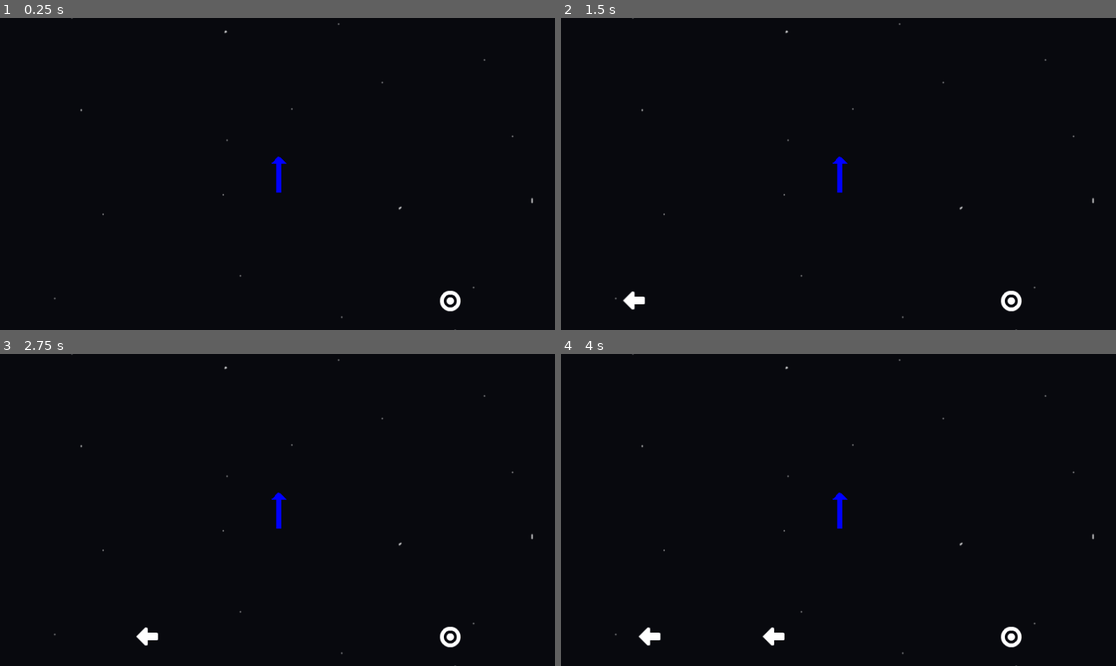
Above: before the commit, frames 1-4 (two rows, left to right).
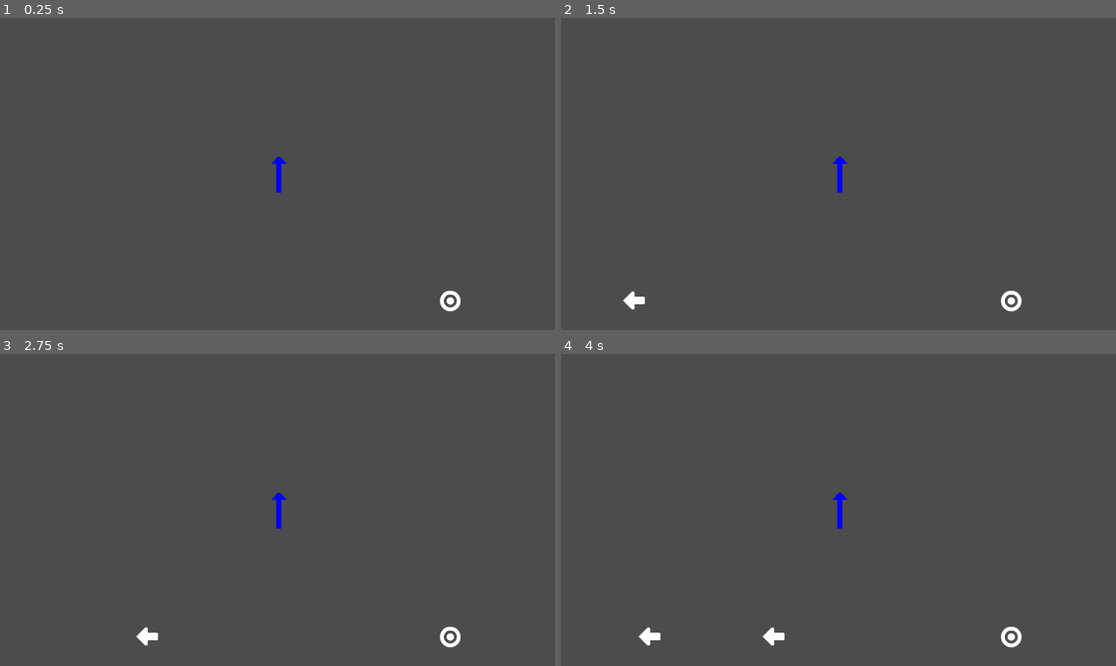
Above: after the commit, the same moments.

Repository: darkyuu/GGJ18-LagShip
Game: Godot game, scene res://Scenes/GameplayScene.tscn
Two runs of this game, one before a commit and one after it. Both use one fixed random seed, a clock stepped at 60 frames per second and the inputs below.
Inputs:
- Up to frame 1 (0.25 s): no input
- Up to frame 2 (1.5 s): tap Enter at 0.5 s; hold Right (ui_right) 0.53-1.28 s; tap Space at 1.25 s; hold Left (ui_left) from 1.28 s (still down)
- Up to frame 3 (2.75 s): release Left (ui_left) at 2.03 s; hold Right (ui_right) from 2.03 s (still down)
- Up to frame 4 (4 s): release Right (ui_right) at 3.53 s; hold Left (ui_left) from 3.53 s (still down)

The runs differ from the first frame. In frame 1, 100% of the frame differs, in the area x 0-100%, y 0-100%; in frame 2, 100%; in frame 3, 100%; in frame 4, 100%.

Commit message:
UPDATE: replace parallax background with animation sprite background with null images

Diff:
--- a/Scenes/GameplayScene.tscn
+++ b/Scenes/GameplayScene.tscn
@@ -3,9 +3,17 @@
 [ext_resource path="res://Scripts/GameplayScene.gd" type="Script" id=1]
 [ext_resource path="res://GameObjects/TurnRightCommandObject.tscn" type="PackedScene" id=2]
 [ext_resource path="res://GameObjects/TurnLeftCommandObject.tscn" type="PackedScene" id=3]
-[ext_resource path="res://Assets/SpaceBackground.png" type="Texture" id=4]
-[ext_resource path="res://GameObjects/ShipObject.tscn" type="PackedScene" id=5]
-[ext_resource path="res://GameObjects/CommandExecutePoint.tscn" type="PackedScene" id=6]
+[ext_resource path="res://GameObjects/ShipObject.tscn" type="PackedScene" id=4]
+[ext_resource path="res://GameObjects/CommandExecutePoint.tscn" type="PackedScene" id=5]
+
+[sub_resource type="SpriteFrames" id=1]
+
+animations = [ {
+"frames": [  ],
+"loop": true,
+"name": "default",
+"speed": 15.0
+} ]
 
 [node name="Gameplay" type="Node" index="0"]
 
@@ -16,33 +24,12 @@
 velocity = 100
 max_command_frame_counter = 45
 
-[node name="ParallaxBackground" type="ParallaxBackground" parent="." index="0"]
+[node name="AnimatedSprite" type="AnimatedSprite" parent="." index="0"]
 
-editor/display_folded = true
-layer = -1
-offset = Vector2( 0, 0 )
-rotation = 0.0
-scale = Vector2( 1, 1 )
-transform = Transform2D( 1, 0, 0, 1, 0, 0 )
-scroll_offset = Vector2( 0, 0 )
-scroll_base_offset = Vector2( 0, 0 )
-scroll_base_scale = Vector2( 1, 1 )
-scroll_limit_begin = Vector2( 0, 0 )
-scroll_limit_end = Vector2( 0, 0 )
-scroll_ignore_camera_zoom = false
+frames = SubResource( 1 )
+animation = "default"
 
-[node name="ParallaxLayer" type="ParallaxLayer" parent="ParallaxBackground" index="0"]
-
-motion_scale = Vector2( 1, 1 )
-motion_offset = Vector2( 0, 0 )
-motion_mirroring = Vector2( 0, 0 )
-
-[node name="Sprite" type="Sprite" parent="ParallaxBackground/ParallaxLayer" index="0"]
-
-position = Vector2( 432.017, 235.128 )
-texture = ExtResource( 4 )
-
-[node name="Ship" parent="." index="1" instance=ExtResource( 5 )]
+[node name="Ship" parent="." index="1" instance=ExtResource( 4 )]
 
 position = Vector2( 432.017, 235.128 )
 
Not shown: 1 places in Scenes/GameplayScene.tscn that only renumber resources
